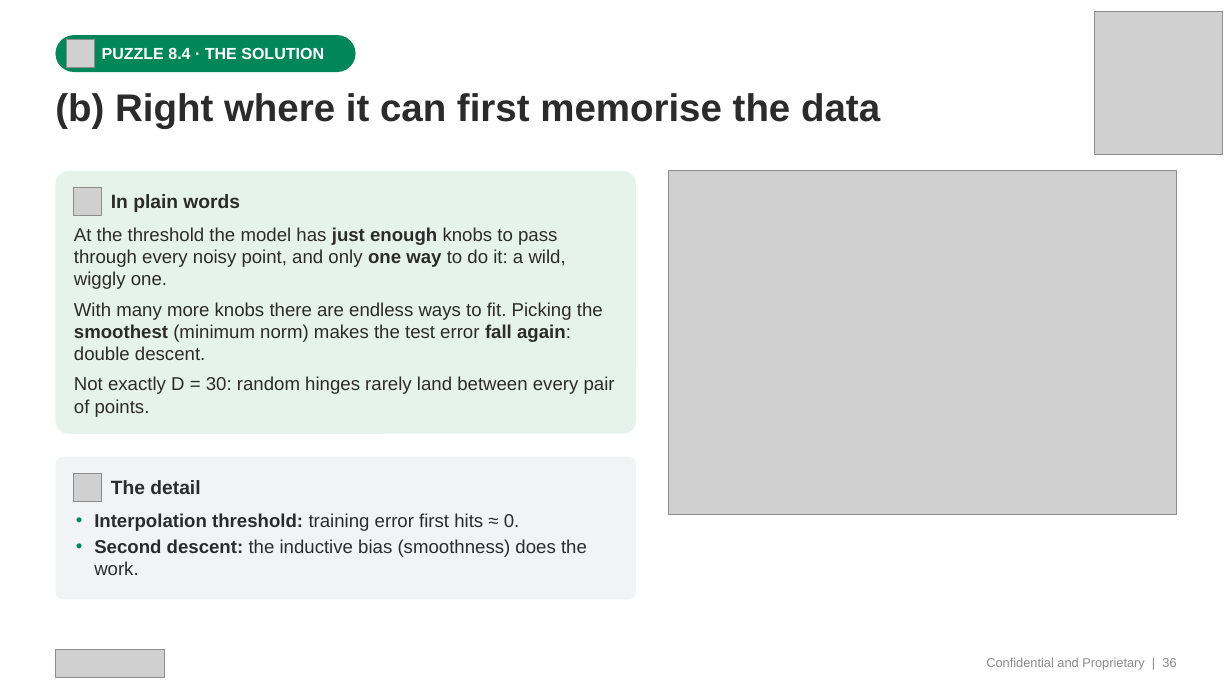
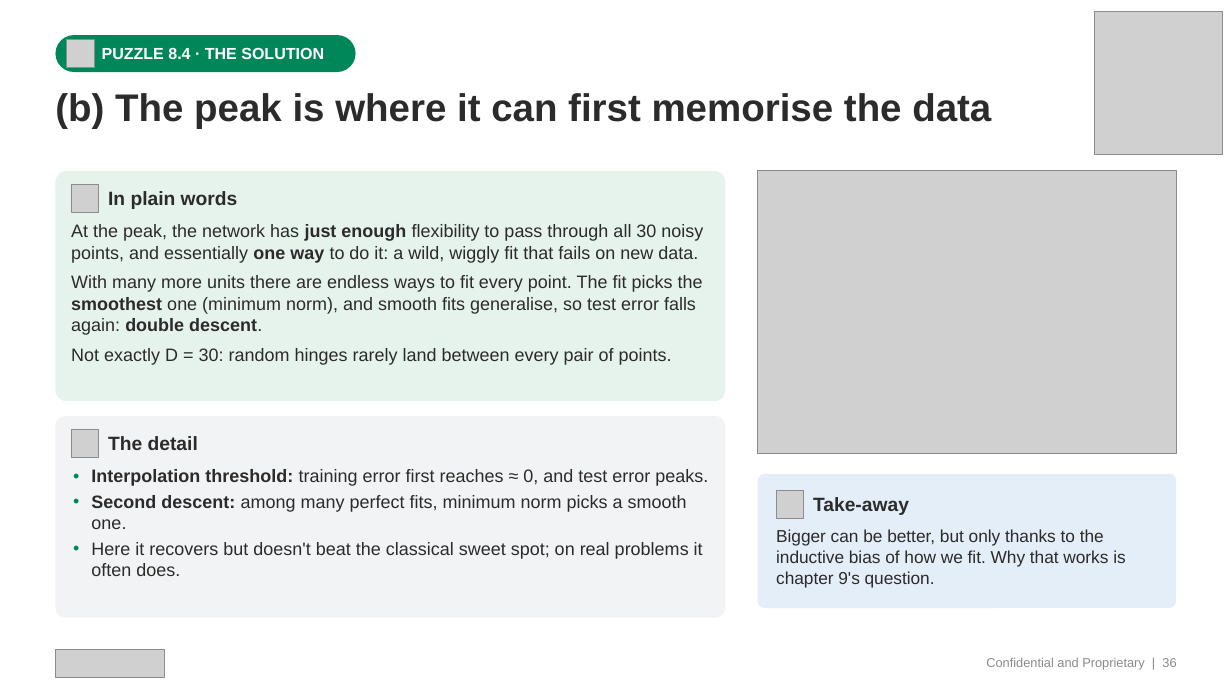
Before and after one commit to transitionbio/udl-ch1-8-tutorial, a slide deck: slide 36 of slides/TBio_UDL_Ch1-8_OneHour.pptx. Drawn at 1232x693 pixels with LibreOffice and Linux fonts; fonts in the diff are those of the drawing; grey boxes stand for pictures. Boxes give left, top, right and bottom in pixels: in the first picture for what was removed or moved away, otherwise in the second. Text is boxed around its words. In the diff, an @@ line names an element or a change of style, - is before the commit and + after.

```diff
--- a/slides/TBio_UDL_Ch1-8_OneHour.pptx
+++ b/slides/TBio_UDL_Ch1-8_OneHour.pptx
@@ text at [55, 93, 991, 129]: text changed @@
-(b) Right where it can first memorise the data
+(b) The peak is where it can first memorise the data
@@ rounded rectangle: place and size @@
-rounded rectangle at [55, 171, 636, 434]
+rounded rectangle at [55, 171, 726, 401]
@@ picture: place and size @@
-picture at [668, 171, 1177, 514]
+picture at [758, 171, 1177, 454]
@@ text at [71, 224, 703, 335]: text changed; size 14.5 to 14 pt @@
-At the threshold the model has just enough knobs to pass through every noisy point, and only one way to do it: a wild, wiggly one.
-With many more knobs there are endless ways to fit. Picking the smoothest (minimum norm) makes the test error fall again: double descent.
+At the peak, the network has just enough flexibility to pass through all 30 noisy points, and essentially one way to do it: a wild, wiggly fit that fails on new data.
+With many more units there are endless ways to fit every point. The fit picks the smoothest one (minimum norm), and smooth fits generalise, so test error falls again: double descent.
@@ text at [71, 348, 672, 365]: size 14.5 to 14 pt in "Not exactly D = 30: random hinges ..." @@
@@ rounded rectangle: place and size @@
-rounded rectangle at [55, 457, 636, 600]
+rounded rectangle at [55, 416, 726, 617]
@@ picture: place and size @@
-picture at [74, 473, 102, 501]
+picture at [71, 430, 99, 457]
@@ text "The detail": place and size @@
-text "The detail" at [111, 480, 200, 494]
+text "The detail" at [108, 436, 198, 450]
@@ text at [91, 469, 708, 576]: text changed; size 14.5 to 14 pt @@
-• Interpolation threshold: training error first hits ≈ 0.
-• Second descent: the inductive bias (smoothness) does the work.
+• Interpolation threshold: training error first reaches ≈ 0, and test error peaks.
+• Second descent: among many perfect fits, minimum norm picks a smooth one.
+• Here it recovers but doesn't beat the classical sweet spot; on real problems it often does.
@@ rounded rectangle added at [758, 474, 1177, 608], fill #E4EEF8 @@
@@ picture added at [776, 491, 804, 518] @@
@@ text added at [813, 497, 909, 515], 15 pt, text #2B2B2B, bold @@
+Take-away
@@ text added at [776, 529, 1126, 588], 13.5 pt, text #2B2B2B @@
+Bigger can be better, but only thanks to the inductive bias of how we fit. Why that works is chapter 9's question.
```
Also in this commit, not shown: 23 other slides changed, 1 other file.
